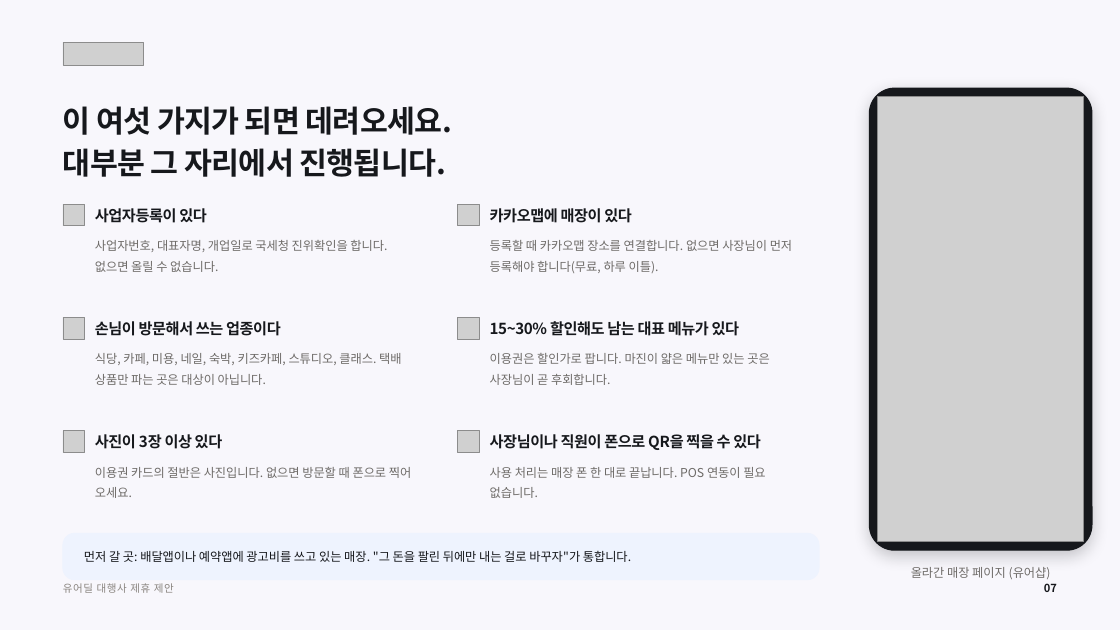
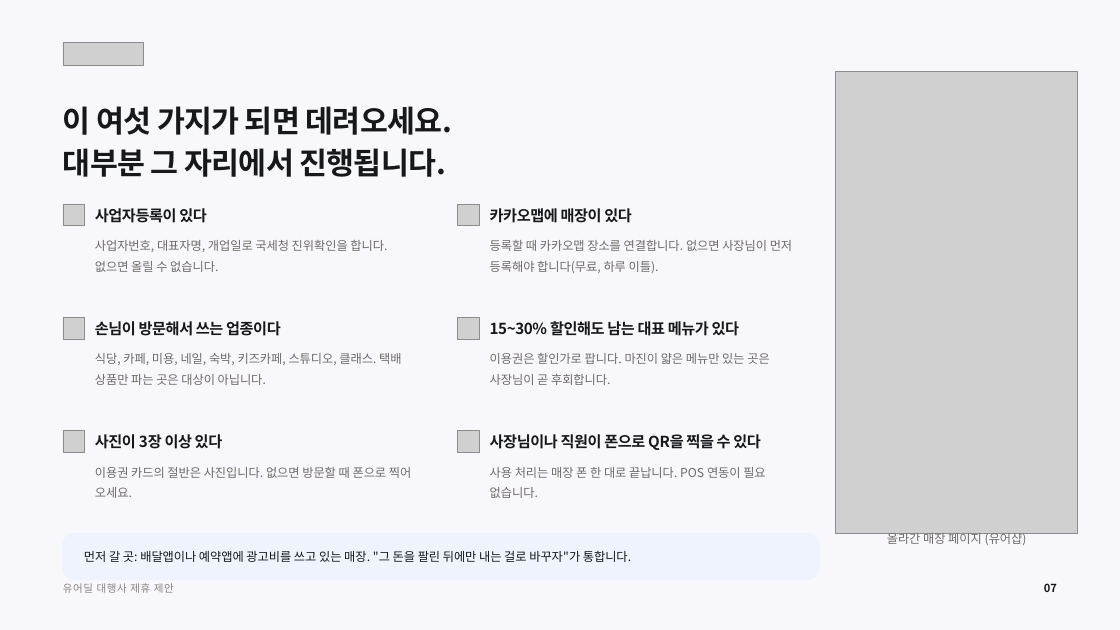
Before and after one commit to tobe2111/ur-live, a slide deck: slide 7 of docs/business/proposals/urdeal-agency-proposal.pptx. Drawn at 1120x630 pixels with LibreOffice and Linux fonts; fonts in the diff are those of the drawing; grey boxes stand for pictures. Boxes give left, top, right and bottom in pixels: in the first picture for what was removed or moved away, otherwise in the second. Text is boxed around its words. In the diff, an @@ line names an element or a change of style, - is before the commit and + after.

```diff
--- a/docs/business/proposals/urdeal-agency-proposal.pptx
+++ b/docs/business/proposals/urdeal-agency-proposal.pptx
@@ picture: place and size @@
-picture at <box>878,97,1084,542</box>
+picture at <box>836,71,1078,534</box>
@@ rounded rectangle removed at <box>870,88,1092,550</box> @@
@@ text "올라간 매장 페이지 (유어샵)": place and size @@
-text "올라간 매장 페이지 (유어샵)" at <box>911,567,1051,579</box>
+text "올라간 매장 페이지 (유어샵)" at <box>887,532,1027,545</box>
```
Also in this commit, not shown: 4 other slides changed, 6 other files.
